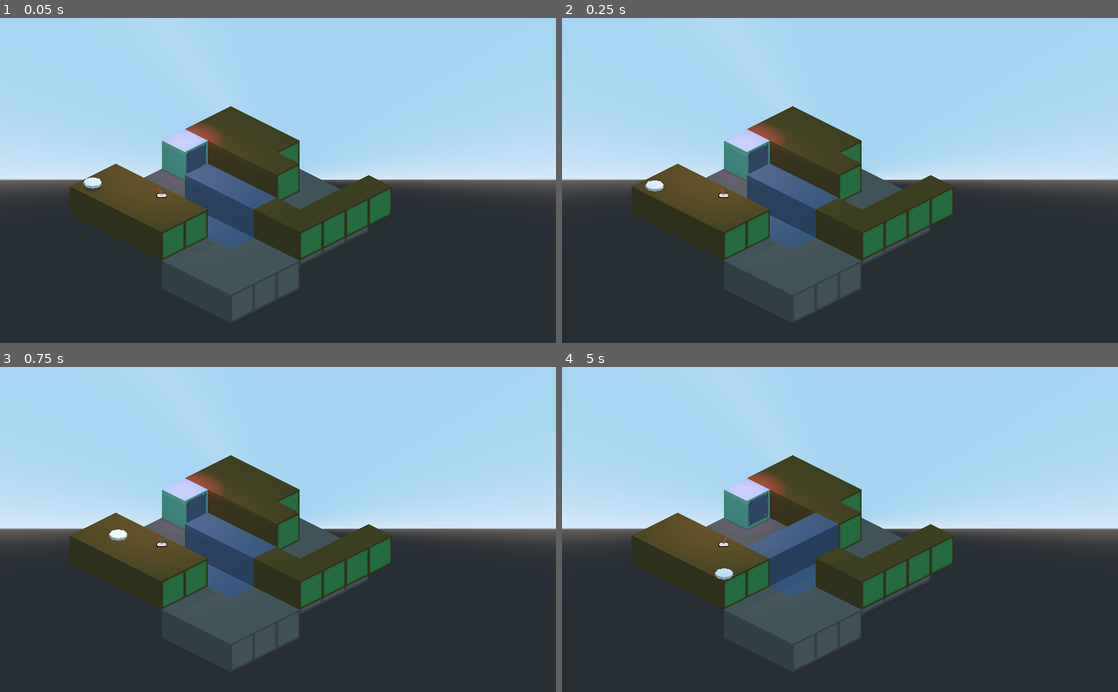
Above: before the commit, frames 1-4 (two rows, left to right).
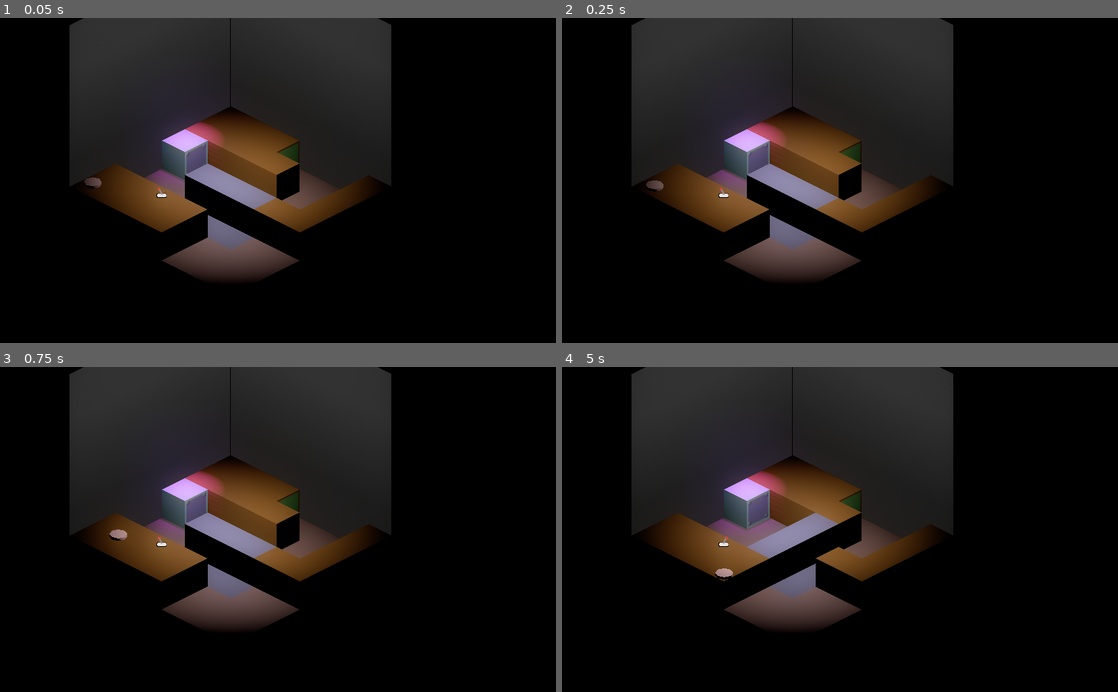
Above: after the commit, the same moments.

Repository: QuentinPoto/3d_but_2d
Game: Godot game, scene res://scene/level4.tscn
The game is run twice, just before and just after one commit, with the same random seed, the same clock (stepped at 60 frames per second) and the same inputs.
Inputs:
- Up to frame 1 (0.05 s): no input
- Up to frame 2 (0.25 s): no input
- Up to frame 3 (0.75 s): tap Enter at 0.5 s; hold Right (ui_right) from 0.53 s (still down); hold E (on_action) from 0.53 s (still down)
- Up to frame 4 (5 s): release Right (ui_right) at 1.28 s; release E (on_action) at 1.28 s; hold Down (ui_down) 1.28-2.03 s; tap E (on_action) at 1.35, 2.85, 4.35 s; hold Right (ui_right) 2.03-2.78 s; hold E (on_action) 2.03-2.78 s; hold Up (ui_up) 2.78-3.53 s; hold E (on_action) 3.53-4.28 s; hold Left (ui_left) from 3.53 s (still down)

The runs differ from the first frame. In frame 1, 99% of the frame differs, in the area x 0-100%, y 0-100%; in frame 2, 99%; in frame 3, 99%; in frame 4, 99%.

Commit message:
Quentin add interactibles folder and test some walls

Diff:
--- a/interactibles/lever.gd
+++ /dev/null
@@ -1,15 +0,0 @@
-class_name Lever
-extends Spatial
-export var lever_number: int
-signal lever_signal
-
-# Lever : un interactible booléen
-func _on_Player_player_action(player_pos: Vector3):
-	print("received")
-	# masque la hauteur
-	player_pos.y = translation.y
-	# compare les autres coordonees
-	if translation.round() == player_pos.round():
-		$Sprite3D.flip_h = not $Sprite3D.flip_h
-		print("emiting")
-		emit_signal("lever_signal", lever_number, $Sprite3D.flip_v)
--- a/interactibles/lever.tscn
+++ /dev/null
@@ -1,11 +0,0 @@
-[gd_scene load_steps=3 format=2]
-
-[ext_resource path="res://interactibles/lever.png" type="Texture" id=1]
-[ext_resource path="res://interactibles/lever.gd" type="Script" id=2]
-
-[node name="Spatial" type="Spatial"]
-script = ExtResource( 2 )
-
-[node name="Sprite3D" type="Sprite3D" parent="."]
-transform = Transform( 1.41421, 0.707107, -1.22474, 0, 1.73205, 1, 1.41421, -0.707107, 1.22474, 0, 0.692917, 0 )
-texture = ExtResource( 1 )
--- /dev/null
+++ b/interactibles/lever/lever.gd
@@ -0,0 +1,16 @@
+class_name Lever
+extends Spatial
+export var lever_number: int
+export var interaction_tag: String
+
+signal lever_signal
+
+# Lever : un interactible booléen
+func _on_Player_player_action(player_pos: Vector3):
+	# masque la hauteur
+	player_pos.y = translation.y
+	# compare les autres coordonees
+	if translation.round() == player_pos.round():
+		$Sprite3D.flip_h = not $Sprite3D.flip_h
+		# emit lever_signal, with bool "is flipped", and interaction_tag
+		emit_signal("lever_signal", $Sprite3D.flip_v, "rotate_1")
--- /dev/null
+++ b/interactibles/lever/lever.tscn
@@ -0,0 +1,11 @@
+[gd_scene load_steps=3 format=2]
+
+[ext_resource path="res://interactibles/lever/lever.png" type="Texture" id=1]
+[ext_resource path="res://interactibles/lever/lever.gd" type="Script" id=2]
+
+[node name="Spatial" type="Spatial"]
+script = ExtResource( 2 )
+
+[node name="Sprite3D" type="Sprite3D" parent="."]
+transform = Transform( 1.41421, 0.707107, -1.22474, 0, 1.73205, 1, 1.41421, -0.707107, 1.22474, 0, 0.692917, 0 )
+texture = ExtResource( 1 )
--- /dev/null
+++ b/interactibles/rotationnal/Rotationnal.gd
@@ -0,0 +1,23 @@
+extends GridMap
+
+# TODO truc dynamic ou on peut avoir plus de rotation
+export var rotation_a: int = 0
+export var rotation_b: int = 90
+export var rotation_speed: int = 5
+export var is_moving: bool = false # public si on veut l'activer au debut du niveau
+export var interaction_tag: String
+
+var _rotation_goal: float
+
+func _rotate():
+	is_moving = true
+	_rotation_goal = rotation_b if rotation_degrees.y == rotation_a else rotation_a
+
+func _physics_process(delta):
+	if is_moving:
+		rotation_degrees.y = move_toward(rotation_degrees.y, _rotation_goal, delta * rotation_speed)
+		is_moving = not rotation_degrees.y == _rotation_goal
+
+func _on_Lever_lever_signal(is_fliped: bool, send_interaction_tag: String):
+	if send_interaction_tag == interaction_tag:
+		_rotate()
--- /dev/null
+++ b/interactibles/rotationnal/Rotationnal.tscn
@@ -0,0 +1,22 @@
+[gd_scene load_steps=3 format=2]
+
+[ext_resource path="res://map_blocks/texture/new_meshlibrary.tres" type="MeshLibrary" id=1]
+[ext_resource path="res://interactibles/rotationnal/Rotationnal.gd" type="Script" id=2]
+
+[node name="Rotationnal" type="GridMap"]
+transform = Transform( 1, 0, 0, 0, 1, 0, 0, 0, 1, 3, 0, 3 )
+mesh_library = ExtResource( 1 )
+cell_size = Vector3( 1, 1, 1 )
+cell_center_x = false
+cell_center_y = false
+cell_center_z = false
+collision_layer = 7
+data = {
+"cells": PoolIntArray( 1, 0, 0, 65535, 0, 0, 65536, 0, 0, 1, 1, 0, 65535, 1, 0, 65536, 1, 0, 1, 65535, 0, 65535, 65535, 0, 65536, 65535, 0 )
+}
+script = ExtResource( 2 )
+__meta__ = {
+"_editor_clip_": 0,
+"_editor_floor_": Vector3( 0, 0, 0 )
+}
+rotation_speed = 60
--- a/project.godot
+++ b/project.godot
@@ -12,7 +12,7 @@
 "base": "Spatial",
 "class": "Lever",
 "language": "GDScript",
-"path": "res://interactibles/lever.gd"
+"path": "res://interactibles/lever/lever.gd"
 }, {
 "base": "KinematicBody",
 "class": "Player",
@@ -43,8 +43,6 @@
 
 window/size/test_width=1024
 window/size/test_height=600
-window/stretch/mode="viewport"
-window/stretch/aspect="keep"
 
 [gui]
 
--- a/scene/Rotationnal.gd
+++ /dev/null
@@ -1,22 +0,0 @@
-extends GridMap
-
-# TODO truc dynamic ou on peut avoir plus de rotation
-export var rotation_a: int = 0
-export var rotation_b: int = 90
-export var rotation_speed: int = 5
-export var is_moving: bool = false # public si on veut l'activer au debut du niveau
-
-var _rotation_goal: float
-
-func _rotate():
-	is_moving = true
-	_rotation_goal = rotation_b if rotation_degrees.y == rotation_a else rotation_a
-
-func _physics_process(delta):
-	if is_moving:
-		rotation_degrees.y = move_toward(rotation_degrees.y, _rotation_goal, delta * rotation_speed)
-		is_moving = not rotation_degrees.y == _rotation_goal
-
-func _on_Lever_lever_signal(number: int, fliped: bool):
-	if number == 0:
-		_rotate()
--- a/scene/level4.tscn
+++ b/scene/level4.tscn
@@ -1,8 +1,9 @@
-[gd_scene load_steps=10 format=2]
+[gd_scene load_steps=11 format=2]
 
 [ext_resource path="res://scene/Main.gd" type="Script" id=1]
-[ext_resource path="res://scene/Rotationnal.gd" type="Script" id=2]
-[ext_resource path="res://interactibles/lever.tscn" type="PackedScene" id=3]
+[ext_resource path="res://interactibles/rotationnal/Rotationnal.tscn" type="PackedScene" id=2]
+[ext_resource path="res://interactibles/lever/lever.tscn" type="PackedScene" id=3]
+[ext_resource path="res://yaa.png" type="Texture" id=4]
 [ext_resource path="res://map_blocks/texture/new_meshlibrary.tres" type="MeshLibrary" id=6]
 [ext_resource path="res://map_blocks/swapper.tscn" type="PackedScene" id=7]
 [ext_resource path="res://player/Player.tscn" type="PackedScene" id=8]
@@ -11,39 +12,36 @@
 [sub_resource type="ProceduralSky" id=7]
 
 [sub_resource type="Environment" id=8]
-background_mode = 2
+background_mode = 1
 background_sky = SubResource( 7 )
+glow_enabled = true
+glow_intensity = 1.54
+glow_strength = 1.11
+glow_bloom = 1.0
 
 [node name="Spatial" type="Spatial"]
 script = ExtResource( 1 )
 
 [node name="EnvLight" type="Node" parent="."]
 
-[node name="Sun" type="OmniLight" parent="EnvLight"]
-transform = Transform( 1, 0, 0, 0, 1, 0, 0, 0, 1, 13.9743, 80.1756, 12.4142 )
-visible = false
-light_color = Color( 0.960784, 0.666667, 0.666667, 1 )
-light_energy = 2.53
-light_bake_mode = 0
-shadow_enabled = true
-shadow_bias = 2.0
-omni_range = 4096.0
-
-[node name="SunUnder" type="OmniLight" parent="EnvLight"]
-transform = Transform( 1, 0, 0, 0, 1, 0, 0, 0, 1, 3.9743, -19.8244, 3.4142 )
-light_energy = 0.3
-light_bake_mode = 0
-shadow_bias = 2.0
-omni_range = 4096.0
-
 [node name="WorldEnvironment" type="WorldEnvironment" parent="EnvLight"]
 environment = SubResource( 8 )
 
 [node name="SpotLight" type="SpotLight" parent="EnvLight"]
-transform = Transform( 1, 0, 0, 0, -4.37114e-08, 1, 0, -1, -4.37114e-08, 2, 6, 1 )
+transform = Transform( 1, 0, 0, 0, -4.37114e-08, 1, 0, -1, -4.37114e-08, 3, 6, 3 )
 light_color = Color( 1, 0.792157, 0.792157, 1 )
-light_energy = 2.0
+light_energy = 4.0
 shadow_enabled = true
+shadow_bias = 1.14
+spot_range = 7.0
+spot_angle = 47.5332
+
+[node name="SpotLightUnder" type="SpotLight" parent="EnvLight"]
+transform = Transform( 1, 0, 0, 0, -4.37114e-08, -1, 0, 1, -4.37114e-08, 3, -6, 3 )
+light_color = Color( 0.803922, 1, 0.792157, 1 )
+light_energy = 4.0
+shadow_enabled = true
+shadow_bias = 1.4
 spot_range = 7.0
 spot_angle = 47.5332
 
@@ -77,23 +75,9 @@
 "_editor_floor_": Vector3( 0, 0, 0 )
 }
 
-[node name="Rotationnal" type="GridMap" parent="."]
-transform = Transform( 1, 0, 0, 0, 1, 0, 0, 0, 1, 3, 0, 3 )
-mesh_library = ExtResource( 6 )
-cell_size = Vector3( 1, 1, 1 )
-cell_center_x = false
-cell_center_y = false
-cell_center_z = false
-collision_layer = 7
-data = {
-"cells": PoolIntArray( 1, 0, 0, 65535, 0, 0, 65536, 0, 0, 1, 1, 0, 65535, 1, 0, 65536, 1, 0, 1, 65535, 0, 65535, 65535, 0, 65536, 65535, 0 )
-}
-script = ExtResource( 2 )
-__meta__ = {
-"_editor_clip_": 0,
-"_editor_floor_": Vector3( 0, -4, 0 )
-}
-rotation_speed = 60
+[node name="Rotationnal" parent="." instance=ExtResource( 2 )]
+is_moving = true
+interaction_tag = "rotate_1"
 
 [node name="Swappers" type="Spatial" parent="."]
 
@@ -106,6 +90,24 @@
 [node name="Lever" parent="." instance=ExtResource( 3 )]
 transform = Transform( 1, 0, 0, 0, 1, 0, 0, 0, 1, 1, 1, 2 )
 
+[node name="wallLeft" type="Sprite3D" parent="."]
+transform = Transform( 0.295, 0, 0, 0, 0.193, 0, 0, 0, 1, -0.5, 0.5, -0.5 )
+centered = false
+modulate = Color( 0.619608, 0.619608, 0.619608, 1 )
+transparent = false
+double_sided = false
+texture = ExtResource( 4 )
+region_rect = Rect2( 500, 0, 0, 0 )
+
+[node name="wallLeft2" type="Sprite3D" parent="."]
+transform = Transform( -1.28949e-08, 0, -1, 0, 0.193, 0, 0.295, 0, -4.37114e-08, 6.5, 0.5, -0.5 )
+centered = false
+modulate = Color( 0.619608, 0.619608, 0.619608, 1 )
+transparent = false
+double_sided = false
+texture = ExtResource( 4 )
+region_rect = Rect2( 500, 0, 0, 0 )
+
 [connection signal="player_action" from="Player" to="Swappers/swapper-1" method="_on_Player_player_action"]
 [connection signal="player_action" from="Player" to="Lever" method="_on_Player_player_action"]
 [connection signal="lever_signal" from="Lever" to="Rotationnal" method="_on_Lever_lever_signal"]
--- a/scene/level_test.tscn
+++ b/scene/level_test.tscn
@@ -1,7 +1,7 @@
 [gd_scene load_steps=10 format=2]
 
 [ext_resource path="res://scene/Main.gd" type="Script" id=1]
-[ext_resource path="res://interactibles/lever.tscn" type="PackedScene" id=2]
+[ext_resource path="res://interactibles/lever/lever.tscn" type="PackedScene" id=2]
 [ext_resource path="res://map_blocks/ladder.tscn" type="PackedScene" id=4]
 [ext_resource path="res://map_blocks/texture/new_meshlibrary.tres" type="MeshLibrary" id=6]
 [ext_resource path="res://map_blocks/swapper.tscn" type="PackedScene" id=7]
@@ -11,8 +11,10 @@
 [sub_resource type="ProceduralSky" id=7]
 
 [sub_resource type="Environment" id=8]
-background_mode = 2
+background_mode = 1
 background_sky = SubResource( 7 )
+background_energy = 0.0
+ambient_light_energy = 0.0
 
 [node name="Spatial" type="Spatial"]
 script = ExtResource( 1 )
Renamed: interactibles/lever.png -> interactibles/lever/lever.png
Binary file added: yaa.png
Not shown, added: walll.xcf
